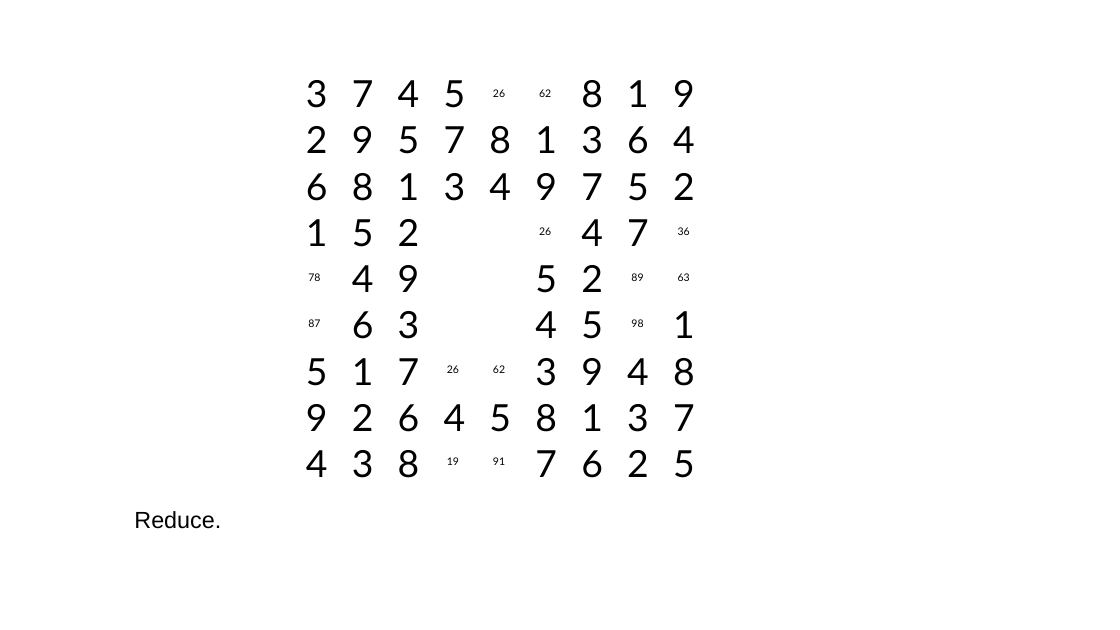
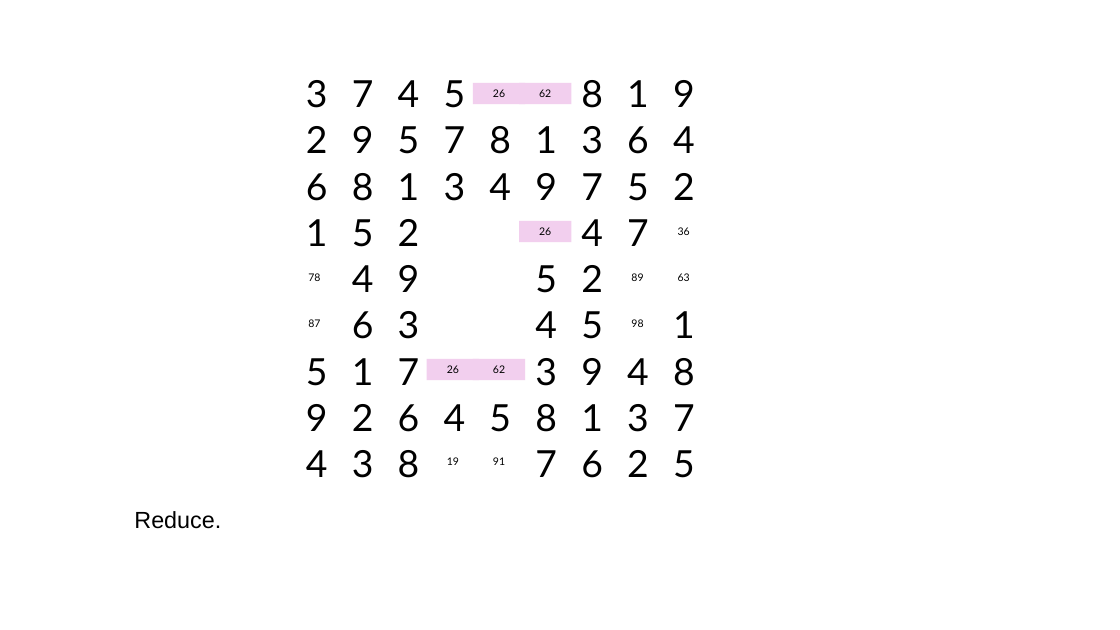
Before and after one commit to jhardis/WSJ_Number_Puzzles, a slide deck: slide 58 of 20260516_1.pptx. Drawn at 1120x630 pixels with LibreOffice and Linux fonts; fonts in the diff are those of the drawing; background and template pictures are left out. Boxes give left, top, right and bottom in pixels: in the first picture for what was removed or moved away, otherwise in the second. Text is boxed around its words. In the diff, an @@ line names an element or a change of style, - is before the commit and + after.

```diff
--- a/20260516_1.pptx
+++ b/20260516_1.pptx
@@ 5 rectangles: place and size @@
-5 rectangles at <box>447,89,551,373</box>
+5 rectangles at <box>427,83,571,380</box>
@@ fill none to #F2CFEE in 5 elements at <box>473,83,525,104</box>, <box>519,83,571,104</box>, <box>427,359,479,380</box>, <box>473,359,525,380</box>, <box>519,221,571,242</box> @@
```
Also in this commit, not shown: 34 other slides changed, 1 slide added, 2 slides removed.
